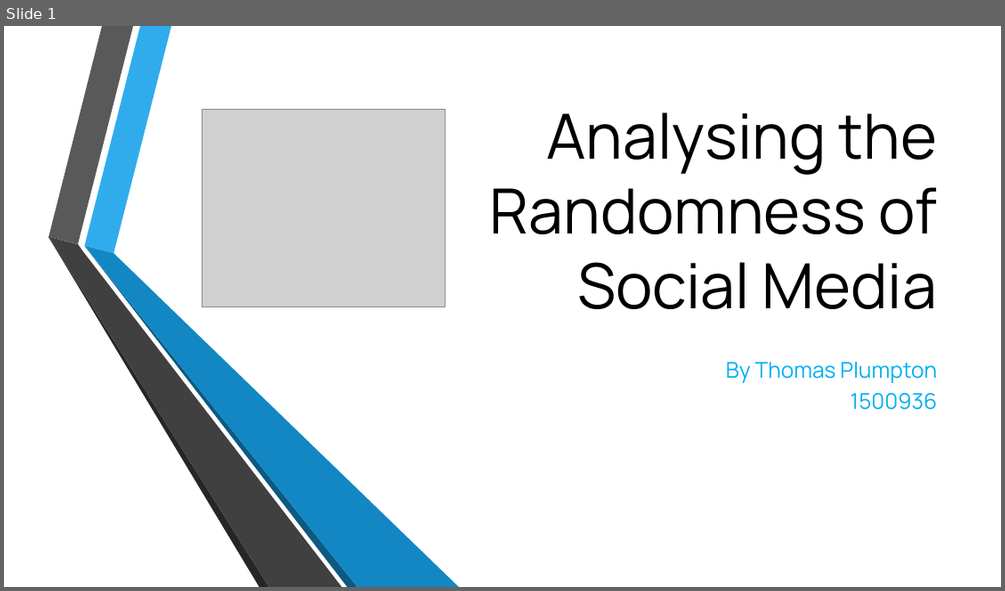
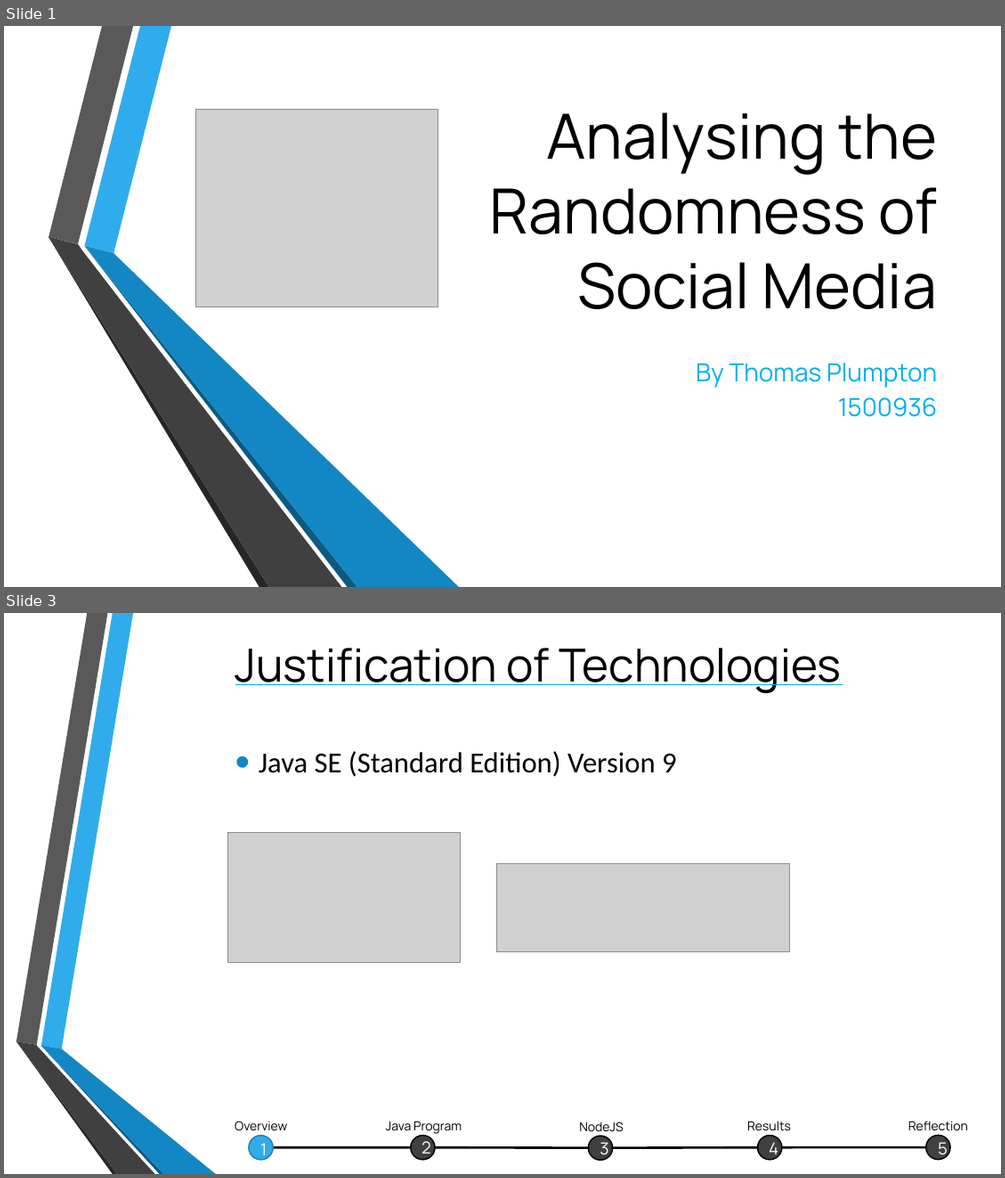
Before and after one commit to TomPlum/major-project, a slide deck: NodeJS/public/ppt/viva.pptx. Shown one above the other, each under a label of ours: slide 1 before the commit, slides 1 and 3 after it; the slides between them are not shown. The pictures are 1005x591 and 1005x1178 pixels, drawn with LibreOffice and Linux fonts; fonts in the diff are those of the drawing; grey boxes stand for pictures; background and template pictures are left out. Boxes give left, top, right and bottom in pixels: in the first picture for what was removed or moved away, otherwise in the second. Text is boxed around its words. In the diff, an @@ line names an element or a change of style, - is before the commit and + after.

```diff
--- a/NodeJS/public/ppt/viva.pptx
+++ b/NodeJS/public/ppt/viva.pptx
@@ slide 3 added at (x1=4, y1=613, x2=1001, y2=1174), background picture (left out) @@
@@ title added at (x1=235, y1=648, x2=841, y2=693), 44 pt, text #000000, underline @@
+Justification of Technologies
@@ text added at (x1=259, y1=751, x2=677, y2=777), 28 pt, text #000000 @@
+• Java SE (Standard Edition) Version 9
@@ picture added at (x1=227, y1=832, x2=460, y2=962) @@
@@ picture added at (x1=497, y1=863, x2=790, y2=952) @@
@@ group added at (x1=16, y1=613, x2=216, y2=1174): 6 freeform shapes @@
@@ text added at (x1=235, y1=1120, x2=287, y2=1131), 12 pt, text #000000 @@
+Overview
@@ ellipse added at (x1=249, y1=1135, x2=273, y2=1159), fill #30ACEC, outline #247FAF 1.25 pt @@
@@ text added at (x1=260, y1=1143, x2=267, y2=1159), 16 pt, text #FFFFFF @@
+1
@@ text added at (x1=386, y1=1121, x2=461, y2=1134), 12 pt, text #000000 @@
+Java Program
@@ ellipse added at (x1=411, y1=1135, x2=436, y2=1159), fill #404040, outline #000000 1.25 pt @@
@@ text added at (x1=421, y1=1138, x2=431, y2=1159), 16 pt, text #FFFFFF @@
+2
@@ text added at (x1=579, y1=1121, x2=623, y2=1132), 12 pt, text #000000 @@
+NodeJS
@@ ellipse added at (x1=588, y1=1135, x2=613, y2=1160), fill #404040, outline #000000 1.25 pt @@
@@ text added at (x1=599, y1=1142, x2=608, y2=1159), 16 pt, text #FFFFFF @@
+3
@@ text added at (x1=747, y1=1120, x2=791, y2=1131), 12 pt, text #000000 @@
+Results
@@ ellipse added at (x1=758, y1=1135, x2=783, y2=1159), fill #404040, outline #000000 1.25 pt @@
@@ text added at (x1=769, y1=1138, x2=778, y2=1159), 16 pt, text #FFFFFF @@
+4
@@ text added at (x1=908, y1=1120, x2=968, y2=1135), 12 pt, text #000000 @@
+Reflection
@@ ellipse added at (x1=926, y1=1135, x2=951, y2=1159), fill #404040, outline #000000 1.25 pt @@
@@ text added at (x1=938, y1=1138, x2=947, y2=1159), 16 pt, text #FFFFFF @@
+5
@@ line added from (273, 1148) to (411, 1148), #000000 2.25 pt @@
@@ line added from (435, 1148) to (588, 1148), #000000 2.25 pt @@
@@ line added from (613, 1148) to (758, 1148), #000000 2.25 pt @@
@@ line added from (782, 1148) to (926, 1147), #000000 2.25 pt @@
@@ slide 1 changed as well @@
@@ picture moved from (x1=202, y1=110, x2=445, y2=306) to (x1=195, y1=110, x2=438, y2=306) @@
@@ subtitle "By Thomas Plumpton" at (x1=696, y1=362, x2=937, y2=417): size 21 to 24 pt @@
```
Also in this commit, not shown: 7 other slides changed, 9 other slides added, 5 slides removed.
